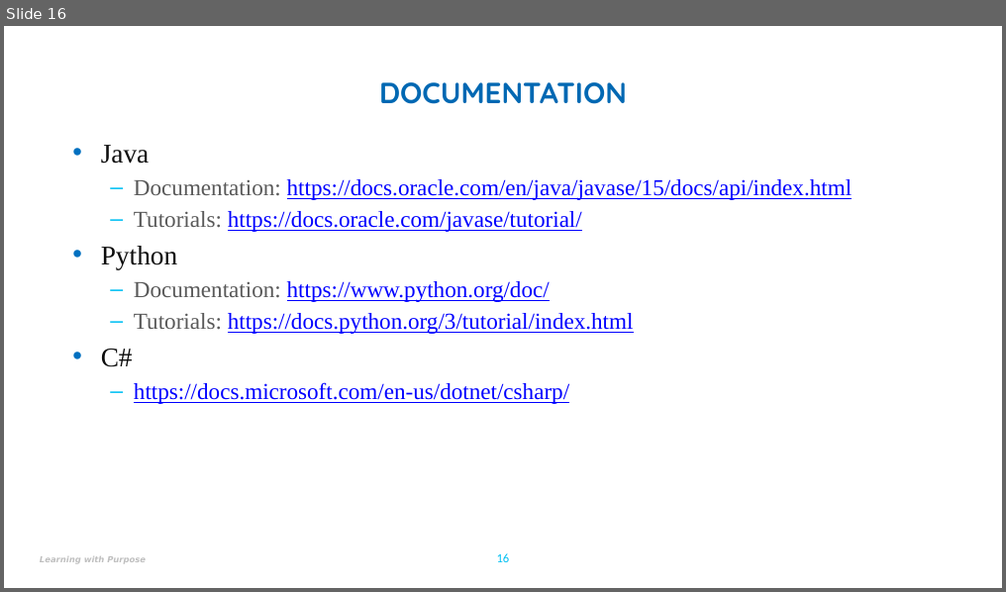
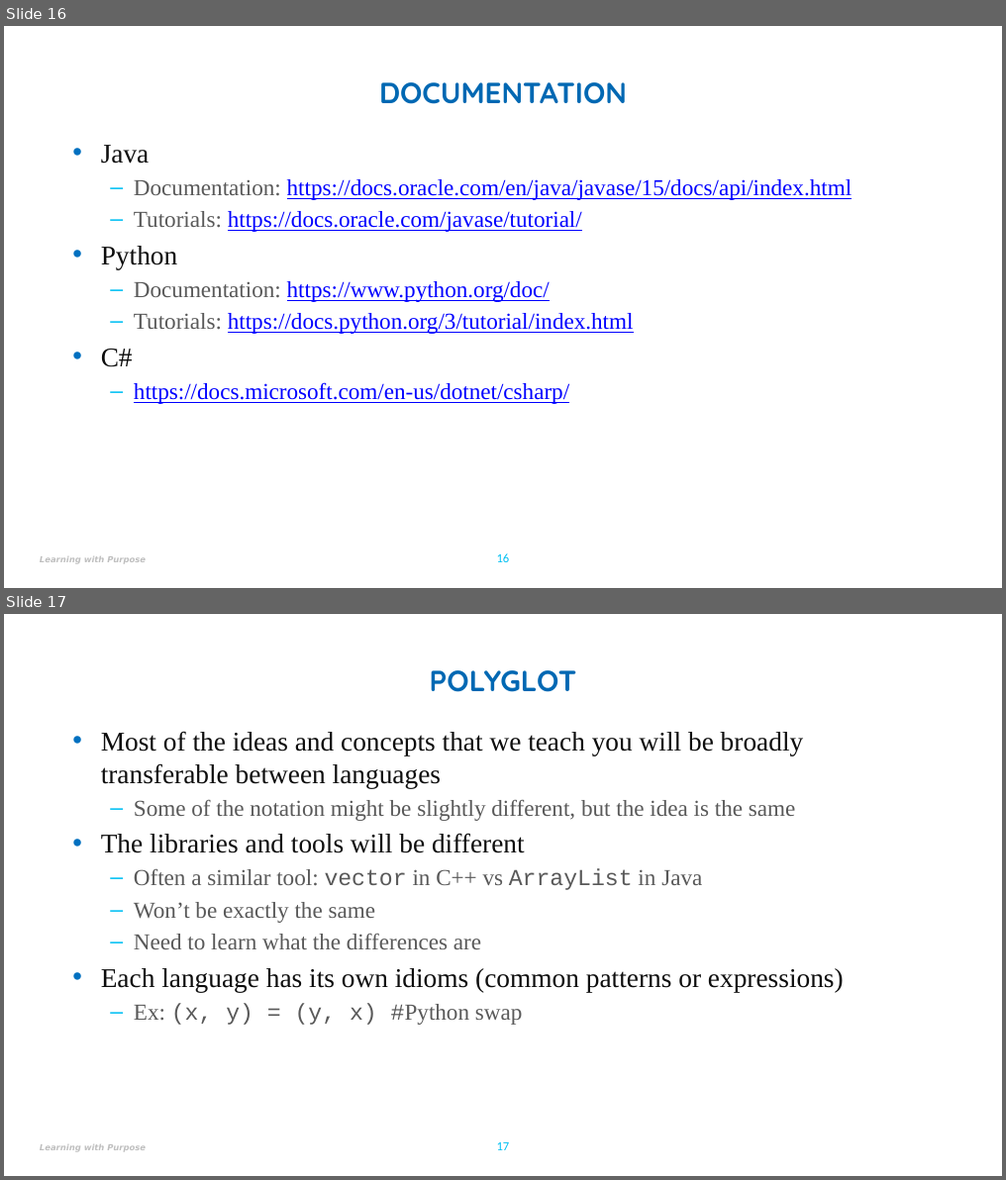
Before and after one commit to jdalyuml/fys-cs, a slide deck: notes/Week13-help.pptx. Shown one above the other, each under a label of ours: slide 16 before the commit, slides 16 and 17 after it. The pictures are 1006x592 and 1006x1180 pixels, drawn with LibreOffice and Linux fonts; fonts in the diff are those of the drawing; background and template pictures are left out. Boxes give left, top, right and bottom in pixels: in the first picture for what was removed or moved away, otherwise in the second. Text is boxed around its words. In the diff, an @@ line names an element or a change of style, - is before the commit and + after.

```diff
--- a/notes/Week13-help.pptx
+++ b/notes/Week13-help.pptx
@@ slide 17 added at (x1=4, y1=614, x2=1002, y2=1176), background picture (left out); not listed: 1 template element that a slide beside it also shows @@
@@ title added at (x1=430, y1=670, x2=577, y2=692), 28 pt, text #0068B3, bold @@
+POLYGLOT
@@ text added at (x1=101, y1=731, x2=844, y2=1025), 22 pt, text #595959 @@
+• Most of the ideas and concepts that we teach you will be broadly transferable between languages
+  – Some of the notation might be slightly different, but the idea is the same
+• The libraries and tools will be different
+  – Often a similar tool: vector in C++ vs ArrayList in Java
+  – Won’t be exactly the same
+  – Need to learn what the differences are
+• Each language has its own idioms (common patterns or expressions)
+  – Ex: (x, y) = (y, x) #Python swap
@@ page number added at (x1=497, y1=1143, x2=510, y2=1151), 12 pt, text #00C0F3 @@
+17
```
Also in this commit, not shown: 1 slide changed, 1 other slide added, 3 other files.
